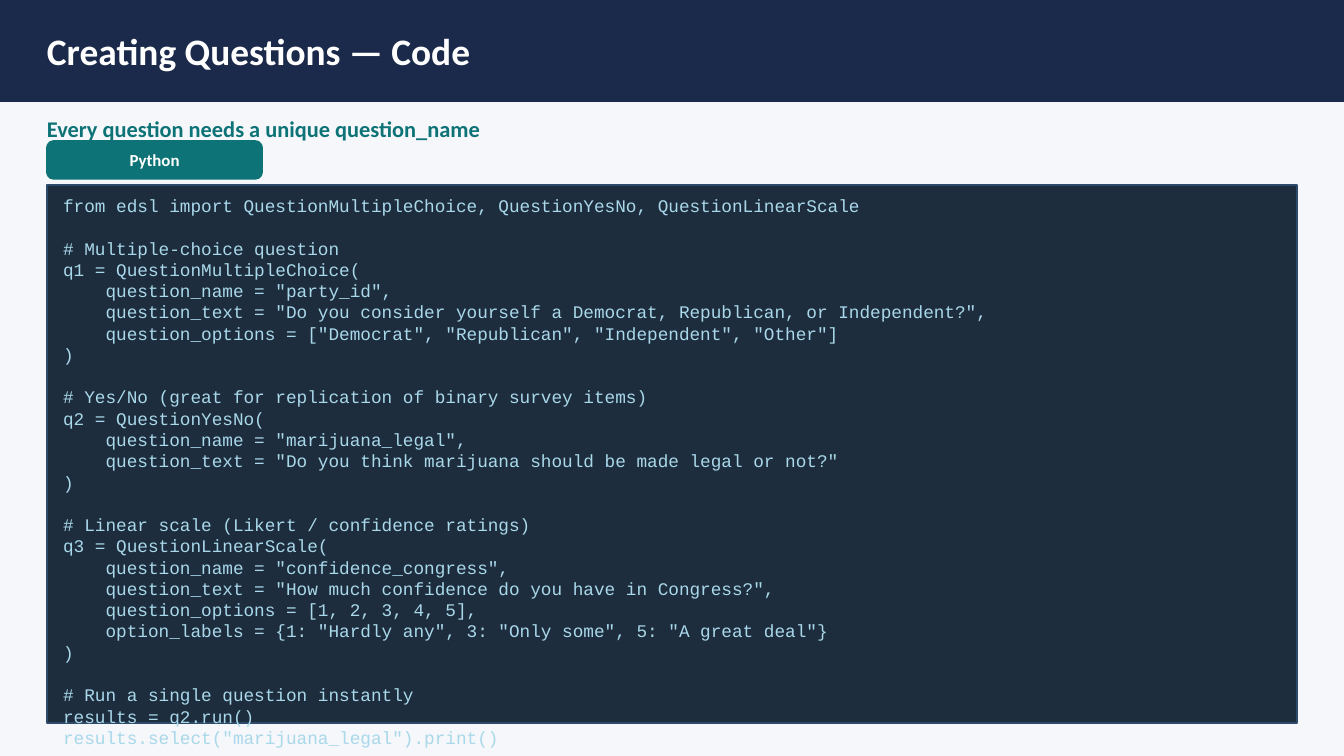
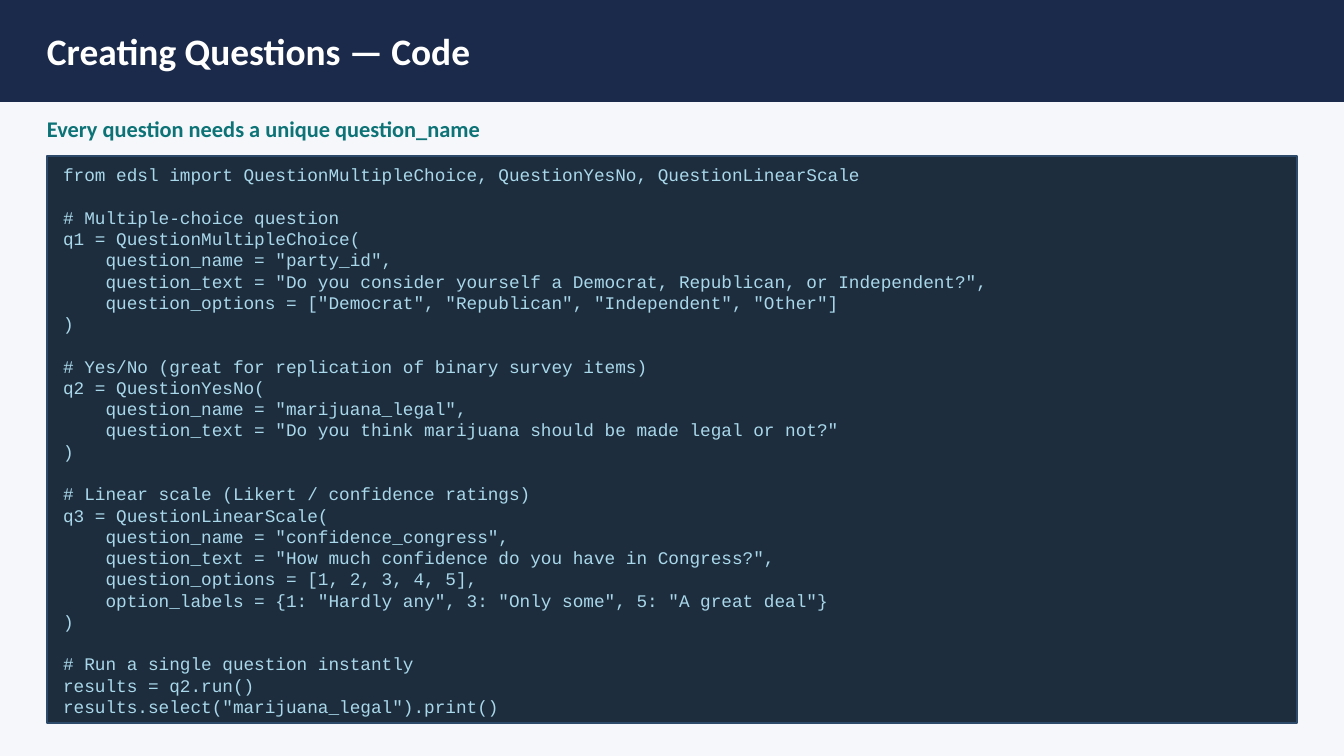
Before and after one commit to VeraMao/MACS30755_Digital-Experiments_EDSL_Workshop, a slide deck: slide 5 of edsl_workshop_slides.pptx. Drawn at 1344x756 pixels with LibreOffice and Linux fonts; fonts in the diff are those of the drawing. Boxes give left, top, right and bottom in pixels: in the first picture for what was removed or moved away, otherwise in the second. Text is boxed around its words. In the diff, an @@ line names an element or a change of style, - is before the commit and + after.

```diff
--- a/edsl_workshop_slides.pptx
+++ b/edsl_workshop_slides.pptx
@@ rounded rectangle removed at (47,141,262,179) @@
@@ rectangle: place and size @@
-rectangle at (47,185,1297,723)
+rectangle at (47,156,1297,723)
@@ text "from edsl import QuestionMultipleChoice, QuestionYesNo, ...": place and size @@
-text "from edsl import QuestionMultipleChoice, QuestionYesNo, ..." at (63,200,987,728)
+text "from edsl import QuestionMultipleChoice, QuestionYesNo, ..." at (63,169,987,696)
@@ text removed at (130,154,180,169) @@
-Python
```
Also in this commit, not shown: 9 other slides changed.
